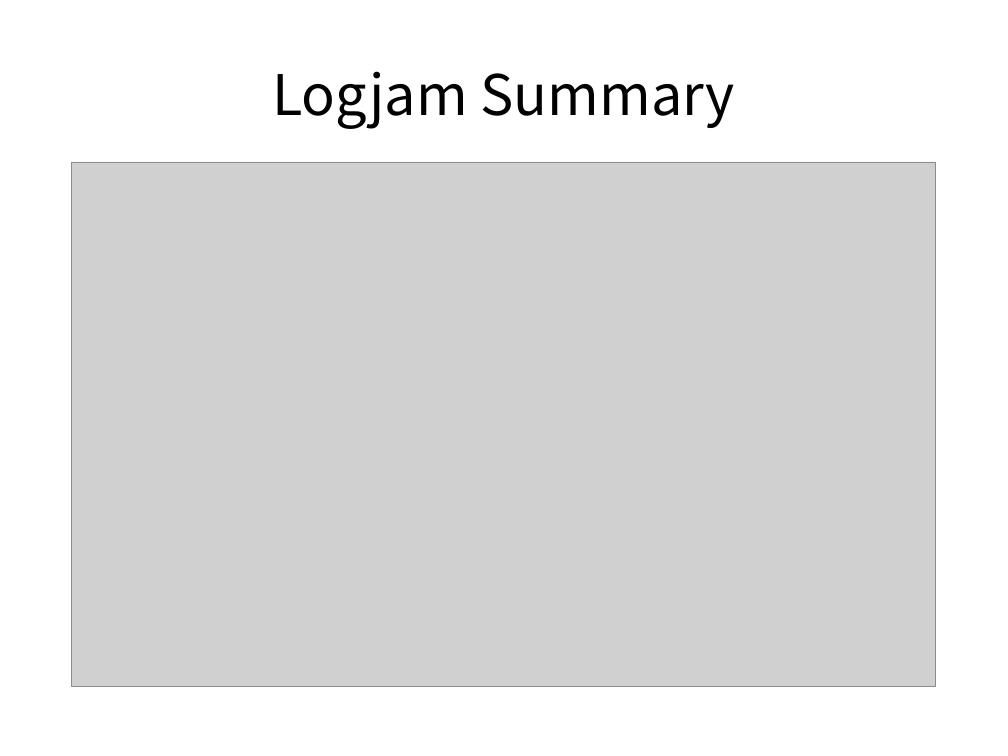
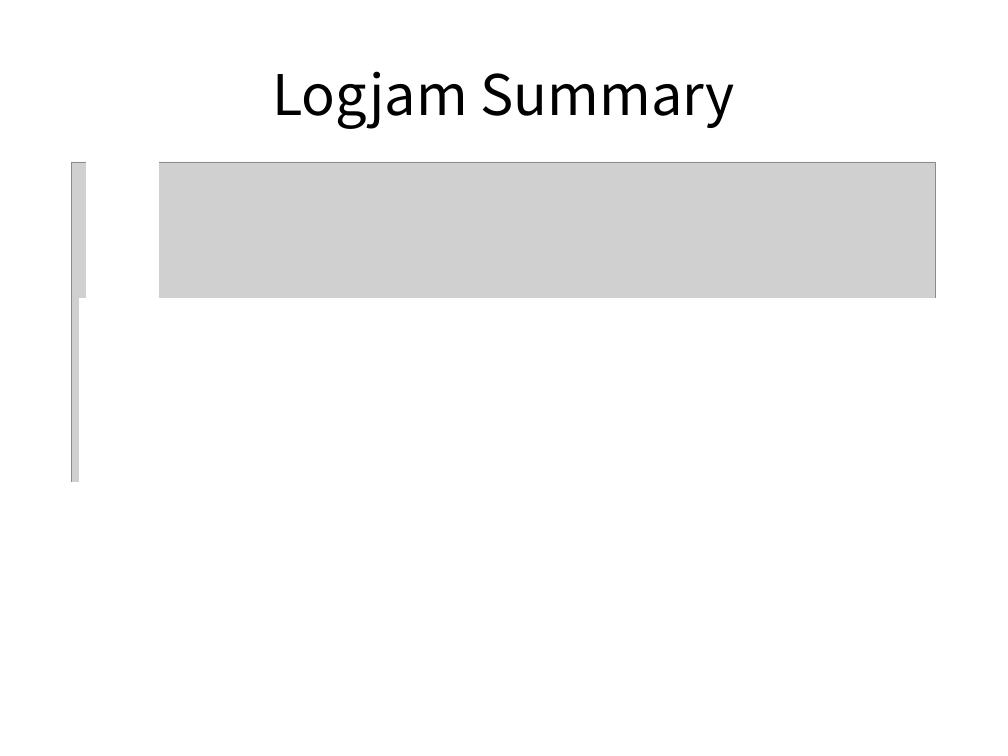
Before and after one commit to liyangwu/Hauptseminar_SS17_LogjamAttack, a slide deck: slide 22 of Präsentation/logjam.odp. Drawn at 1008x756 pixels with LibreOffice and Linux fonts; fonts in the diff are those of the drawing; grey boxes stand for pictures. Boxes give left, top, right and bottom in pixels: in the first picture for what was removed or moved away, otherwise in the second. Text is boxed around its words. In the diff, an @@ line names an element or a change of style, - is before the commit and + after.

```diff
--- a/Präsentation/logjam.odp
+++ b/Präsentation/logjam.odp
@@ rectangle added at [86,137,158,332], fill #FFFFFF, outline #FFFFFF 0 pt @@
@@ rectangle added at [80,299,972,494], fill #FFFFFF, outline #FFFFFF 0 pt @@
@@ rectangle added at [58,483,950,728], fill #FFFFFF, outline #FFFFFF 0 pt @@
```
Also in this commit, not shown: 2 other slides changed, 1 slide added, 1 slide removed, 2 other files.
